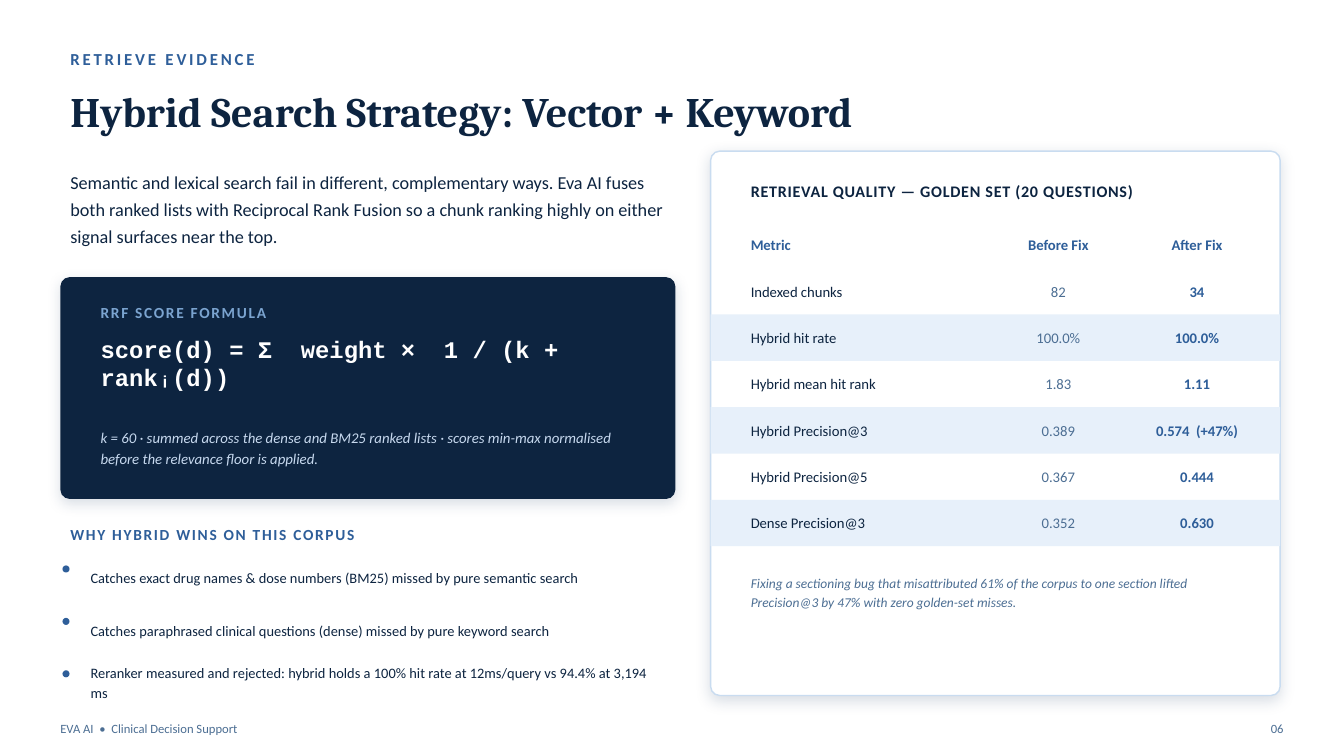
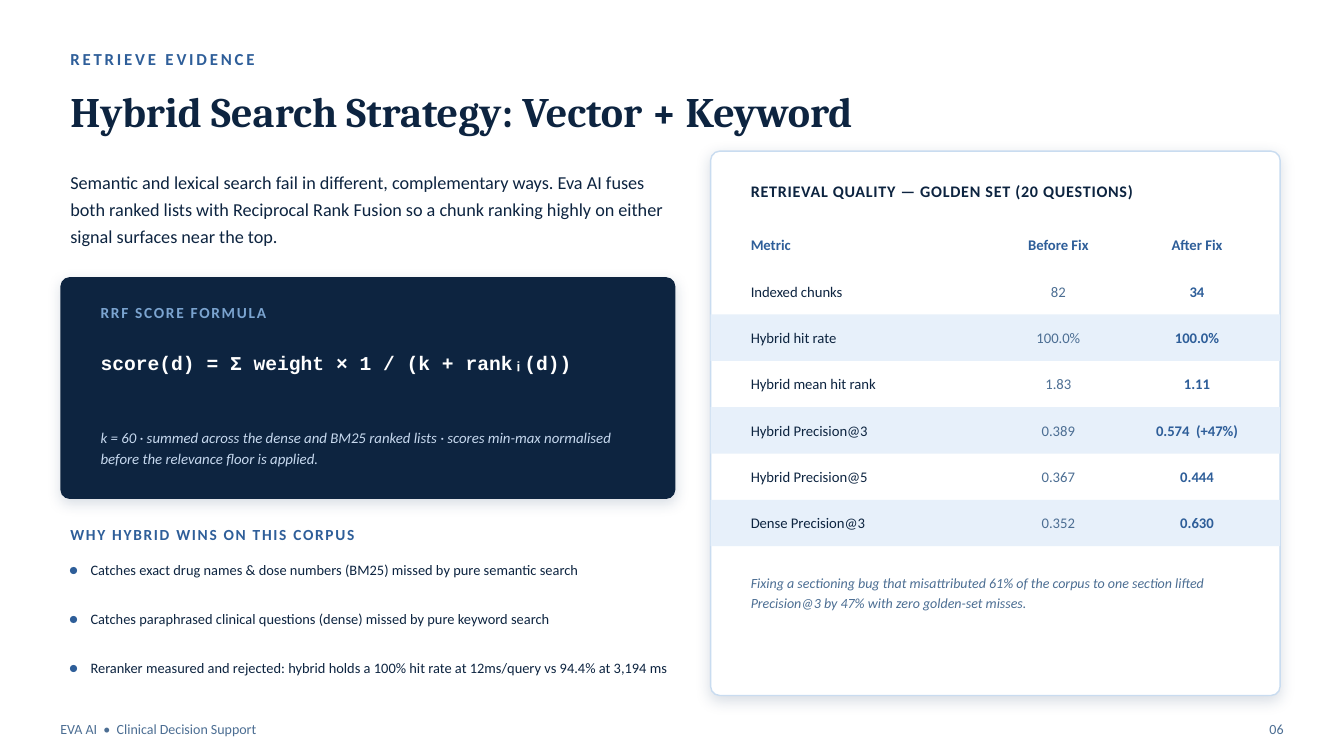
Before and after one commit to IbrahimAbdelsattar/Adrenal-Insufficiency-Guideline-RAG, a slide deck: slide 6 of Eva_AI_Presentation.pptx. Drawn at 1344x756 pixels with LibreOffice and Linux fonts; fonts in the diff are those of the drawing. Boxes give left, top, right and bottom in pixels: in the first picture for what was removed or moved away, otherwise in the second. Text is boxed around its words. In the diff, an @@ line names an element or a change of style, - is before the commit and + after.

```diff
--- a/Eva_AI_Presentation.pptx
+++ b/Eva_AI_Presentation.pptx
@@ text "score(d) = Σ weight × ..." at <box>101,356,572,374</box>: size 17 to 14 pt @@
@@ ellipse: place and size @@
-ellipse at <box>63,566,70,573</box>
+ellipse at <box>70,567,77,574</box>
@@ text "Catches exact drug names & ...": place and size @@
-text "Catches exact drug names & ..." at <box>91,572,578,586</box>
+text "Catches exact drug names & ..." at <box>91,564,578,578</box>
@@ text "Fixing a sectioning bug that ..." at <box>751,578,1204,611</box>: size 9.6 to 10 pt @@
@@ text "Catches paraphrased clinical questions (dense) ...": place and size @@
-text "Catches paraphrased clinical questions (dense) ..." at <box>91,625,549,639</box>
+text "Catches paraphrased clinical questions (dense) ..." at <box>91,613,549,627</box>
@@ ellipse: place and size @@
-ellipse at <box>63,618,70,625</box>
+ellipse at <box>70,616,77,623</box>
@@ text "Reranker measured and rejected: hybrid ..." rewrapped from <box>91,668,647,698</box> to <box>91,663,667,676</box> @@
@@ ellipse: place and size @@
-ellipse at <box>63,670,70,678</box>
+ellipse at <box>70,665,77,673</box>
@@ text "EVA AI • Clinical Decision ..." at <box>60,724,256,737</box>: size 9 to 10 pt @@
@@ text "06" at <box>1269,724,1283,734</box>: size 9 to 10 pt @@
```
Also in this commit, not shown: 11 other slides changed, 2 other files.
